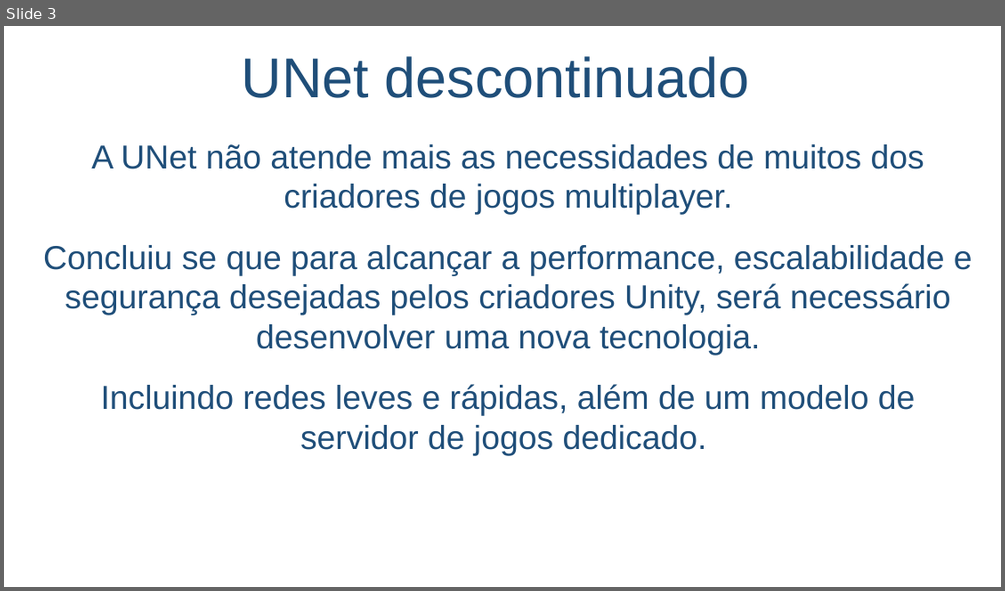
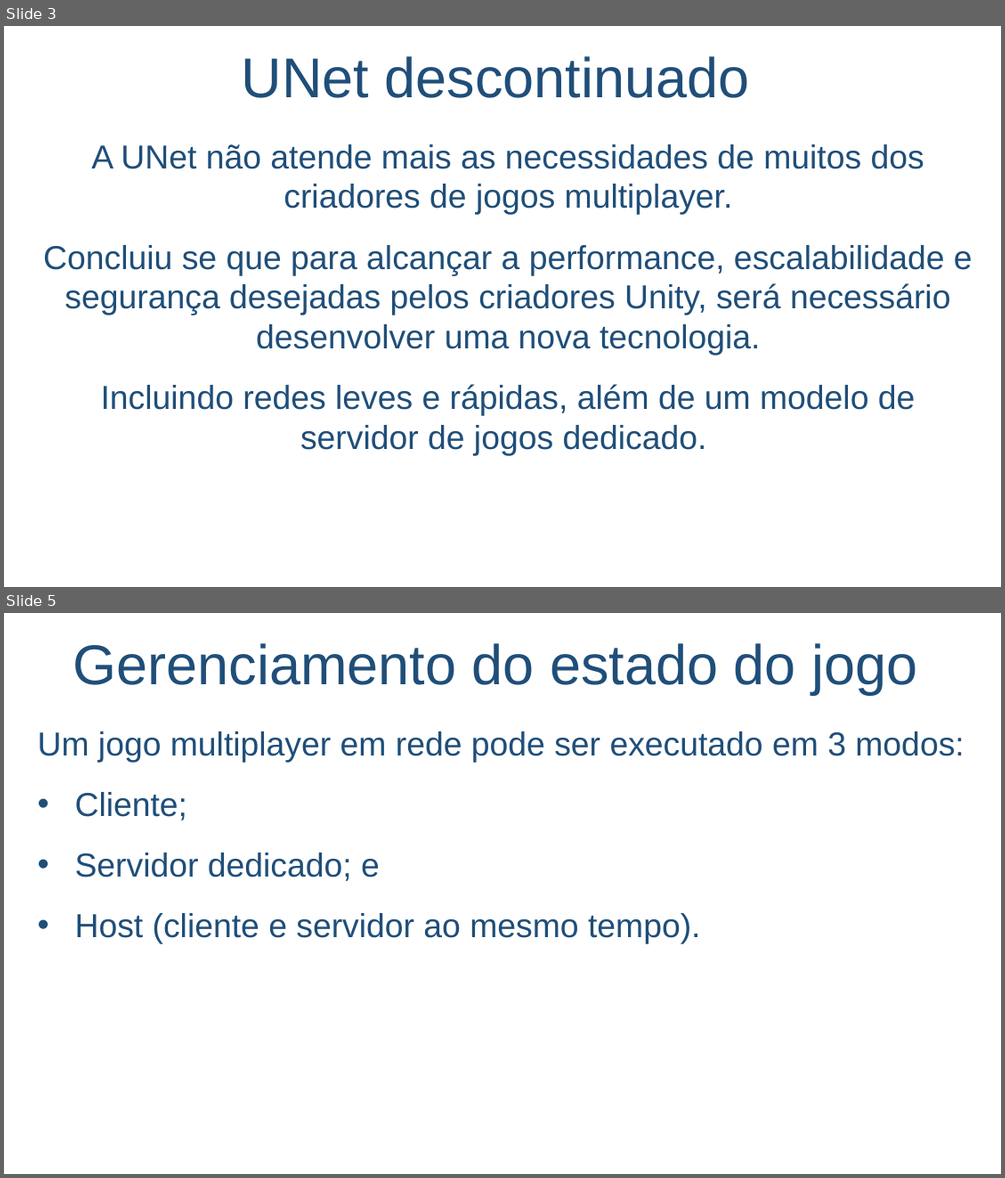
Before and after one commit to salmo-jr/public-slides, a slide deck: unity-multiplayer.pptx. Shown one above the other, each under a label of ours: slide 3 before the commit, slides 3 and 5 after it; the slides between them are not shown. The pictures are 1005x591 and 1005x1178 pixels, drawn with LibreOffice and Linux fonts; fonts in the diff are those of the drawing; background and template pictures are left out. Boxes give left, top, right and bottom in pixels: in the first picture for what was removed or moved away, otherwise in the second. Text is boxed around its words. In the diff, an @@ line names an element or a change of style, - is before the commit and + after.

```diff
--- a/unity-multiplayer.pptx
+++ b/unity-multiplayer.pptx
@@ slide 5 added at [4,613,1001,1174], background picture (left out) @@
@@ title added at [73,643,917,694], 54 pt, text #1F4E79 @@
+Gerenciamento do estado do jogo
@@ text added at [38,731,963,944], 32 pt, text #1F4E79 @@
+Um jogo multiplayer em rede pode ser executado em 3 modos:
+• Cliente;
+• Servidor dedicado; e
+• Host (cliente e servidor ao mesmo tempo).
```
Also in this commit, not shown: 1 slide changed, 7 other slides added.
